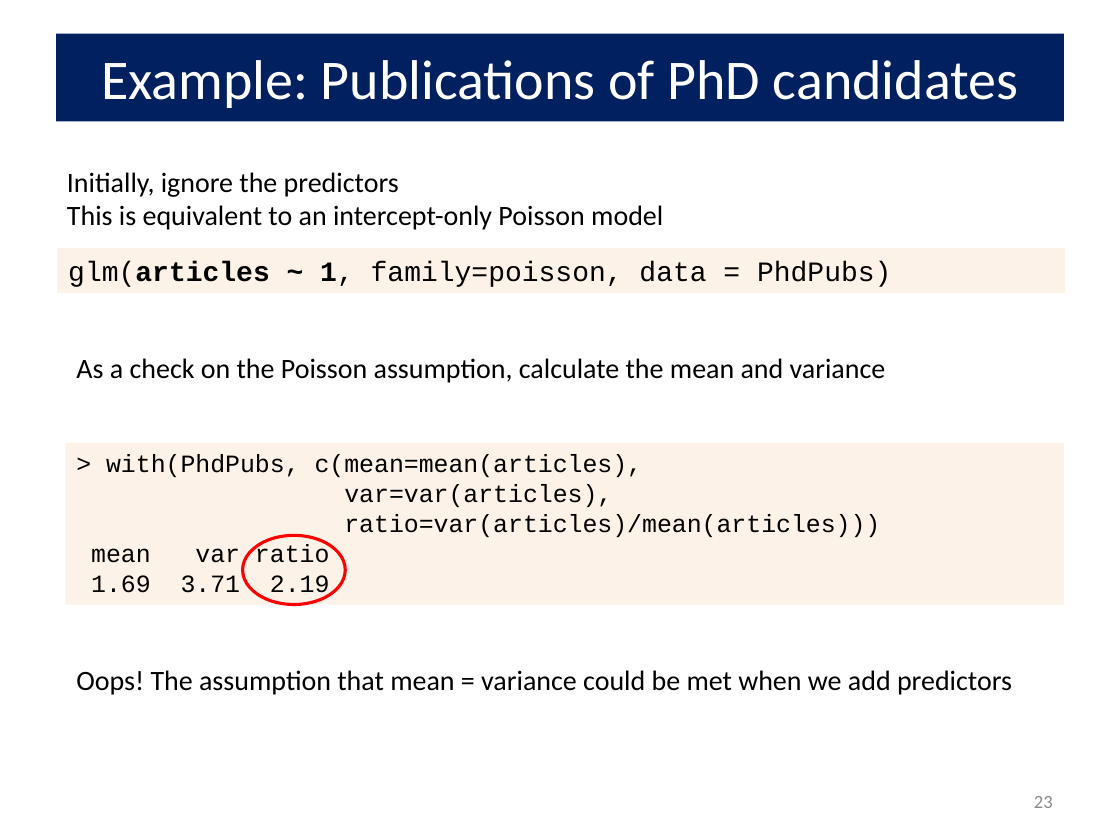
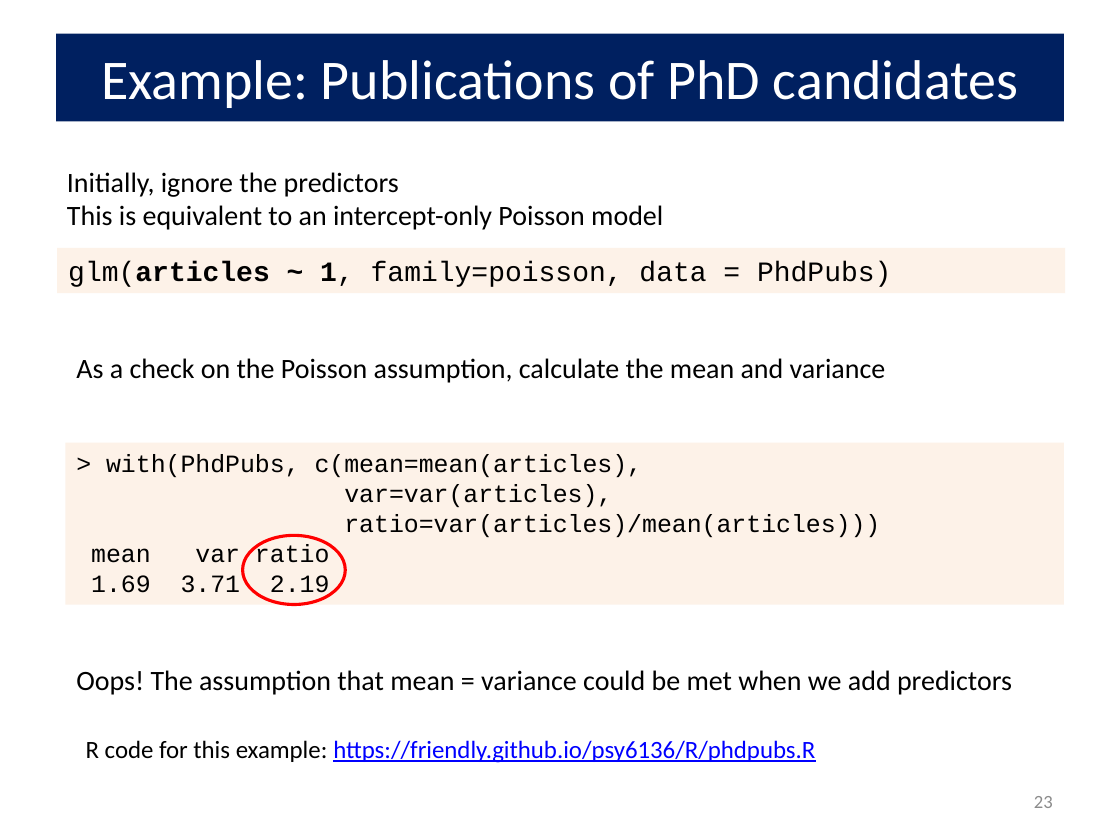
Before and after one commit to friendly/psy6136, a slide deck: slide 23 of docs/lectures/09-CountData.pptx. Drawn at 1120x840 pixels with LibreOffice and Linux fonts; fonts in the diff are those of the drawing. Boxes give left, top, right and bottom in pixels: in the first picture for what was removed or moved away, otherwise in the second. Text is boxed around its words. In the diff, an @@ line names an element or a change of style, - is before the commit and + after.

```diff
--- a/docs/lectures/09-CountData.pptx
+++ b/docs/lectures/09-CountData.pptx
@@ text added at bbox=[86, 740, 815, 763], 16 pt, text #0000FF, underline @@
+R code for this example: https://friendly.github.io/psy6136/R/phdpubs.R
```
Also in this commit, not shown: 7 other slides changed, 10 other files.
